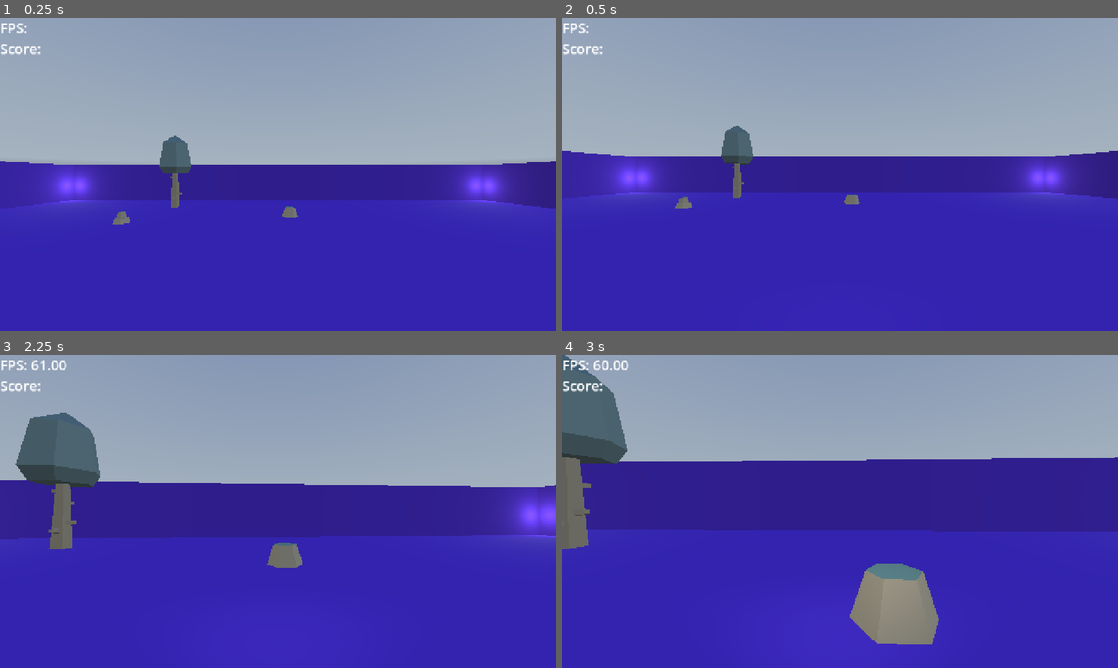
Above: before the commit, frames 1-4 (two rows, left to right).
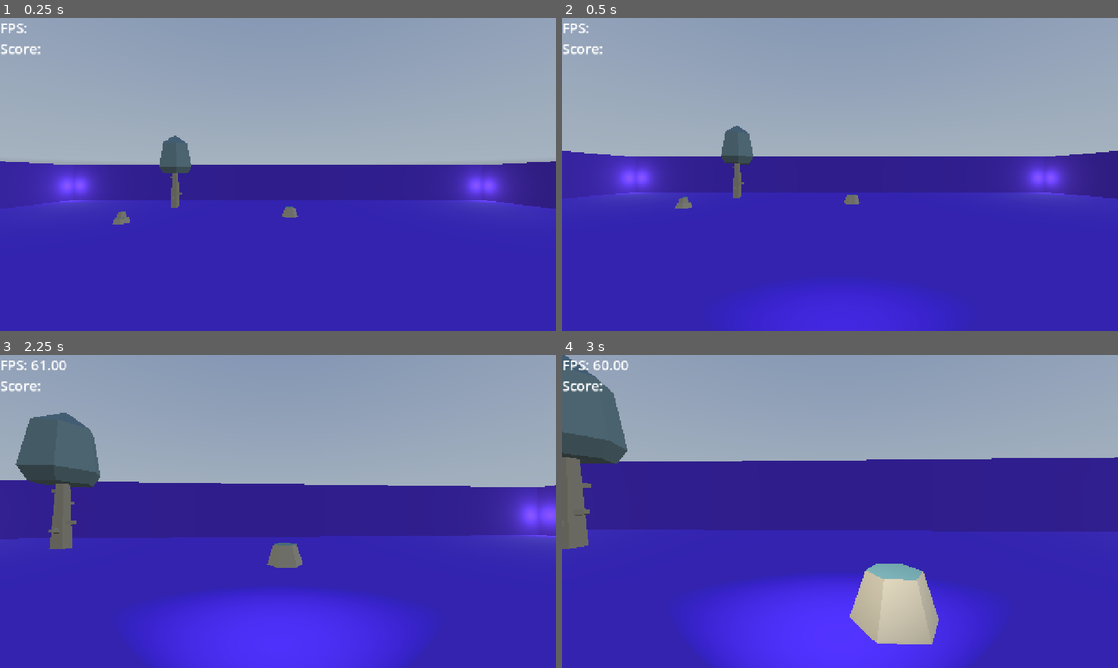
Above: after the commit, the same moments.

Repository: KealPetu/game-kapt-1
Game: Godot game, scene res://Scenes/Game.tscn
The game is run twice, just before and just after one commit, with the same random seed, the same clock (stepped at 60 frames per second) and the same inputs. A sky picture missing from this copy of the repository is replaced by a grey-blue gradient.
Inputs (mouse positions are in pixels of both pictures, inside the frame that each line leads up to):
- Up to frame 1 (0.25 s): no input
- Up to frame 2 (0.5 s): no input
- Up to frame 3 (2.25 s): move the mouse to (305, 511) at 0.52 s; hold F (flashlight_toggle) 0.53-1.28 s; hold W (forwards) from 0.53 s (still down); tap Space (jump) at 0.77, 1.52 s; move the mouse to (250, 511) at 1.27 s; tap Shift (sprint) at 1.35 s; move the mouse to (289, 505) at 2.02 s; hold F (flashlight_toggle) from 2.03 s (still down)
- Up to frame 4 (3 s): keep holding W (forwards); move the mouse to (834, 517) at 2.77 s; release F (flashlight_toggle) at 2.78 s; tap Shift (sprint) at 2.85 s

Frame 1 is identical in both runs. In frame 2, 3.9% of the frame differs, in the area x 33-67%, y 86-100%; in frame 3, 10%; in frame 4, 14%, in the area x 23-77%, y 66-100%.

Commit message:
Implementacion inicial del menu

Diff:
--- /dev/null
+++ b/Scenes/MainMenu.tscn
@@ -0,0 +1,159 @@
+[gd_scene format=3 uid="uid://cha6q4e20x4o0"]
+
+[ext_resource type="Script" uid="uid://b5qynf63u4y1w" path="res://Scripts/MainMenu.gd" id="1_853f1"]
+[ext_resource type="Texture2D" uid="uid://qwc12rs05nfp" path="res://Assets/UI/FONDO MENU.png" id="2_8saeu"]
+[ext_resource type="FontFile" uid="uid://dtqrurtklwsnu" path="res://Assets/UI/kenvector_future_thin.ttf" id="3_df05h"]
+[ext_resource type="Texture2D" uid="uid://cf6i4x5o5egov" path="res://Assets/UI/buttonLarge.png" id="3_ghw46"]
+[ext_resource type="FontFile" uid="uid://hu4il2ytple2" path="res://Assets/UI/kenvector_future.ttf" id="4_ghw46"]
+
+[node name="MainMenu" type="Node" unique_id=896103405]
+script = ExtResource("1_853f1")
+
+[node name="BackgroundLayer" type="CanvasLayer" parent="." unique_id=1625056810]
+
+[node name="Background" type="Control" parent="BackgroundLayer" unique_id=995927877]
+layout_mode = 3
+anchors_preset = 15
+anchor_right = 1.0
+anchor_bottom = 1.0
+grow_horizontal = 2
+grow_vertical = 2
+
+[node name="BackgroundTexture" type="TextureRect" parent="BackgroundLayer/Background" unique_id=475703262]
+layout_mode = 1
+anchors_preset = 15
+anchor_right = 1.0
+anchor_bottom = 1.0
+grow_horizontal = 2
+grow_vertical = 2
+texture = ExtResource("2_8saeu")
+expand_mode = 1
+
+[node name="MainOptionsLayer" type="CanvasLayer" parent="." unique_id=550466583]
+
+[node name="MainOptions" type="Control" parent="MainOptionsLayer" unique_id=2023208472]
+layout_mode = 3
+anchors_preset = 15
+anchor_right = 1.0
+anchor_bottom = 1.0
+grow_horizontal = 2
+grow_vertical = 2
+
+[node name="RichTextLabel" type="RichTextLabel" parent="MainOptionsLayer/MainOptions" unique_id=1917144830]
+layout_mode = 1
+anchors_preset = 5
+anchor_left = 0.5
+anchor_right = 0.5
+offset_left = -320.75
+offset_top = 32.0
+offset_right = 320.75
+offset_bottom = 129.99998
+grow_horizontal = 2
+size_flags_vertical = 3
+theme_override_fonts/normal_font = ExtResource("3_df05h")
+bbcode_enabled = true
+text = "[font_size=64][color=WHITE][wave]Nuestro Juego[/wave][/color][/font_size]"
+horizontal_alignment = 1
+vertical_alignment = 1
+
+[node name="OptionsContainer" type="VBoxContainer" parent="MainOptionsLayer/MainOptions" unique_id=1478138093]
+layout_mode = 1
+anchors_preset = 8
+anchor_left = 0.5
+anchor_top = 0.5
+anchor_right = 0.5
+anchor_bottom = 0.5
+offset_left = -146.75
+offset_top = -162.0
+offset_right = 146.75
+offset_bottom = 162.0
+grow_horizontal = 2
+grow_vertical = 2
+
+[node name="PlayButton" type="Button" parent="MainOptionsLayer/MainOptions/OptionsContainer" unique_id=896099117]
+layout_mode = 2
+size_flags_vertical = 2
+theme_override_colors/font_color = Color(0, 0, 0, 1)
+theme_override_font_sizes/font_size = 32
+text = "PLAY"
+icon = ExtResource("3_ghw46")
+icon_alignment = 1
+
+[node name="CreditsButton" type="Button" parent="MainOptionsLayer/MainOptions/OptionsContainer" unique_id=459627927]
+layout_mode = 2
+size_flags_vertical = 6
+theme_override_colors/font_color = Color(0, 0, 0, 1)
+theme_override_font_sizes/font_size = 32
+text = "CREDITS"
+icon = ExtResource("3_ghw46")
+icon_alignment = 1
+
+[node name="ExitButton" type="Button" parent="MainOptionsLayer/MainOptions/OptionsContainer" unique_id=1302030049]
+layout_mode = 2
+size_flags_vertical = 10
+theme_override_colors/font_color = Color(0, 0, 0, 1)
+theme_override_font_sizes/font_size = 32
+text = "EXIT"
+icon = ExtResource("3_ghw46")
+icon_alignment = 1
+
+[node name="CreditsLayer" type="CanvasLayer" parent="." unique_id=939194258]
+visible = false
+
+[node name="CreditsPanel" type="Control" parent="CreditsLayer" unique_id=2045703302]
+layout_mode = 3
+anchors_preset = 15
+anchor_right = 1.0
+anchor_bottom = 1.0
+grow_horizontal = 2
+grow_vertical = 2
+
+[node name="Panel" type="Panel" parent="CreditsLayer/CreditsPanel" unique_id=1650227543]
+layout_mode = 1
+anchors_preset = 15
+anchor_right = 1.0
+anchor_bottom = 1.0
+grow_horizontal = 2
+grow_vertical = 2
+
+[node name="CreditsLabel" type="RichTextLabel" parent="CreditsLayer/CreditsPanel/Panel" unique_id=2009417384]
+layout_mode = 1
+anchors_preset = 8
+anchor_left = 0.5
+anchor_top = 0.5
+anchor_right = 0.5
+anchor_bottom = 0.5
+offset_left = -474.0
+offset_top = -354.5
+offset_right = 474.0
+offset_bottom = 354.5
+grow_horizontal = 2
+grow_vertical = 2
+theme_override_fonts/normal_font = ExtResource("4_ghw46")
+theme_override_fonts/bold_font = ExtResource("4_ghw46")
+bbcode_enabled = true
+text = "[font_size=96] [b] Creadores: [/b] [/font_size]
+[font_size=64][wave amp=50 freq=2]- Henry Ludeña [/wave]
+[wave amp=50 freq=10]- Kevin Peñafiel [/wave][/font_size]
+"
+horizontal_alignment = 1
+vertical_alignment = 1
+
+[node name="BackButton" type="Button" parent="CreditsLayer/CreditsPanel/Panel" unique_id=1081431763]
+layout_mode = 1
+anchors_preset = 7
+anchor_left = 0.5
+anchor_top = 1.0
+anchor_right = 0.5
+anchor_bottom = 1.0
+offset_left = -34.0
+offset_top = -80.0
+offset_right = 34.0
+offset_bottom = -49.0
+grow_horizontal = 2
+grow_vertical = 0
+theme_override_colors/font_color = Color(0, 0, 0, 1)
+theme_override_font_sizes/font_size = 32
+text = "<- BACK"
+icon = ExtResource("3_ghw46")
+icon_alignment = 1
--- a/Scenes/Player.tscn
+++ b/Scenes/Player.tscn
@@ -25,3 +25,4 @@
 
 [node name="Flashlight" type="SpotLight3D" parent="." unique_id=1804550469]
 transform = Transform3D(1, 0, 0, 0, 1, 0, 0, 0, 1, 0, 0.5, 0)
+shadow_enabled = true
--- /dev/null
+++ b/Scripts/MainMenu.gd
@@ -0,0 +1,38 @@
+extends Node
+
+@onready var credits_layer: CanvasLayer = $CreditsLayer
+
+# Main Options
+@onready var main_options_layer: CanvasLayer = $MainOptionsLayer
+@onready var play_button: Button = $MainOptionsLayer/MainOptions/OptionsContainer/PlayButton
+@onready var credits_button: Button = $MainOptionsLayer/MainOptions/OptionsContainer/CreditsButton
+@onready var exit_button: Button = $MainOptionsLayer/MainOptions/OptionsContainer/ExitButton
+
+# Credits Options
+@onready var back_button: Button = $CreditsLayer/CreditsPanel/Panel/BackButton
+
+func _ready() -> void:
+	play_button.pressed.connect(_on_play_pressed)
+	credits_button.pressed.connect(_on_credits_pressed)
+	exit_button.pressed.connect(_on_exit_pressed)
+	back_button.pressed.connect(_on_back_pressed)
+	credits_layer.hide()
+
+
+func _on_play_pressed():
+	ScoreManager.score = 0
+	get_tree().change_scene_to_file("res://Scenes/Game.tscn")
+
+
+func _on_credits_pressed():
+	main_options_layer.hide()
+	credits_layer.show()
+
+
+func _on_back_pressed():
+	main_options_layer.show()
+	credits_layer.hide()
+
+
+func _on_exit_pressed():
+	get_tree().quit()
Binary file added: Assets/UI/FONDO MENU.png
Not shown, added: Assets/UI/FONDO MENU.png.import
Binary file added: Assets/UI/buttonLarge.png
Not shown, added: Assets/UI/buttonLarge.png.import
Binary file added: Assets/UI/kenvector_future.ttf
Not shown, added: Assets/UI/kenvector_future.ttf.import
Binary file added: Assets/UI/kenvector_future_thin.ttf
Not shown, added: Assets/UI/kenvector_future_thin.ttf.import
Not shown, added: Scripts/MainMenu.gd.uid
